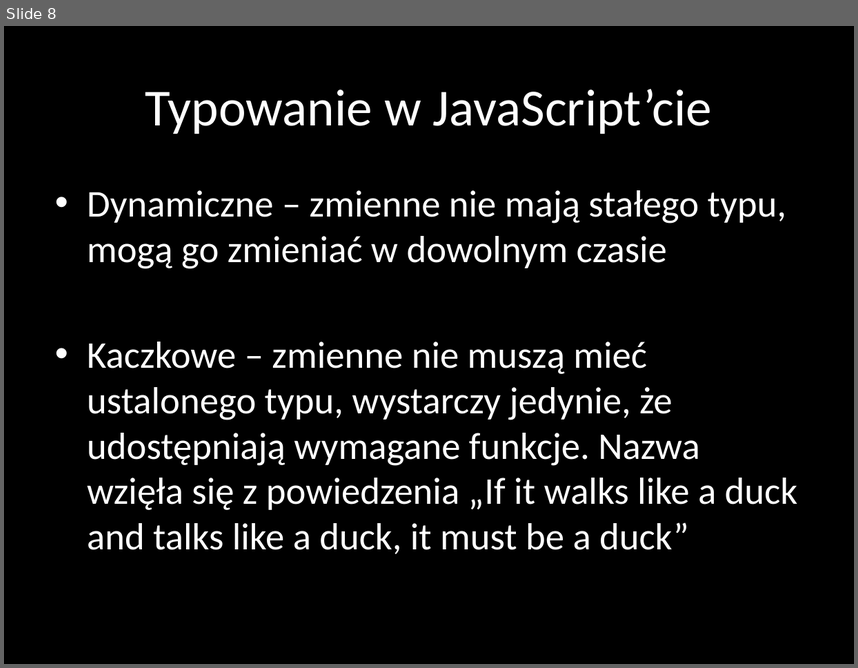
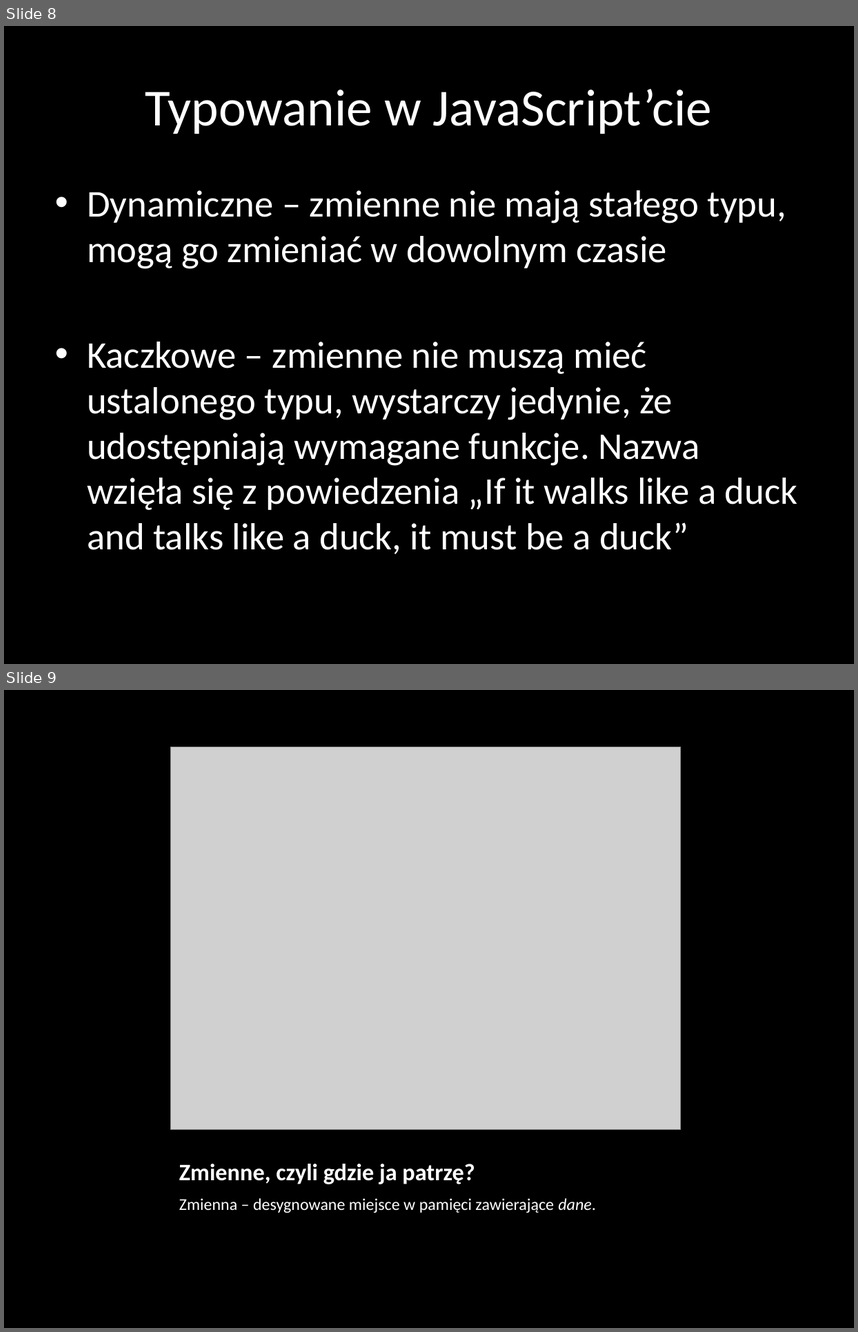
Before and after one commit to nabijaczleweli/UniwersytetDzieci-Google-2015-prezentacja, a slide deck: prezentacja/JavaScript.pptx. Shown one above the other, each under a label of ours: slide 8 before the commit, slides 8 and 9 after it. The pictures are 858x668 and 858x1332 pixels, drawn with LibreOffice and Linux fonts; fonts in the diff are those of the drawing; grey boxes stand for pictures. Boxes give left, top, right and bottom in pixels: in the first picture for what was removed or moved away, otherwise in the second. Text is boxed around its words. In the diff, an @@ line names an element or a change of style, - is before the commit and + after.

```diff
--- a/prezentacja/JavaScript.pptx
+++ b/prezentacja/JavaScript.pptx
@@ slide 9 added at (4,690,854,1328), background #000000 @@
@@ picture added at (170,747,681,1130) @@
@@ title added at (179,1163,475,1184), 20 pt, text #FFFFFF, bold @@
+Zmienne, czyli gdzie ja patrzę?
@@ text added at (179,1198,596,1212), 14 pt, text #FFFFFF @@
+Zmienna – desygnowane miejsce w pamięci zawierające dane.
```
Also in this commit, not shown: 3 other slides added, 1 other file.
